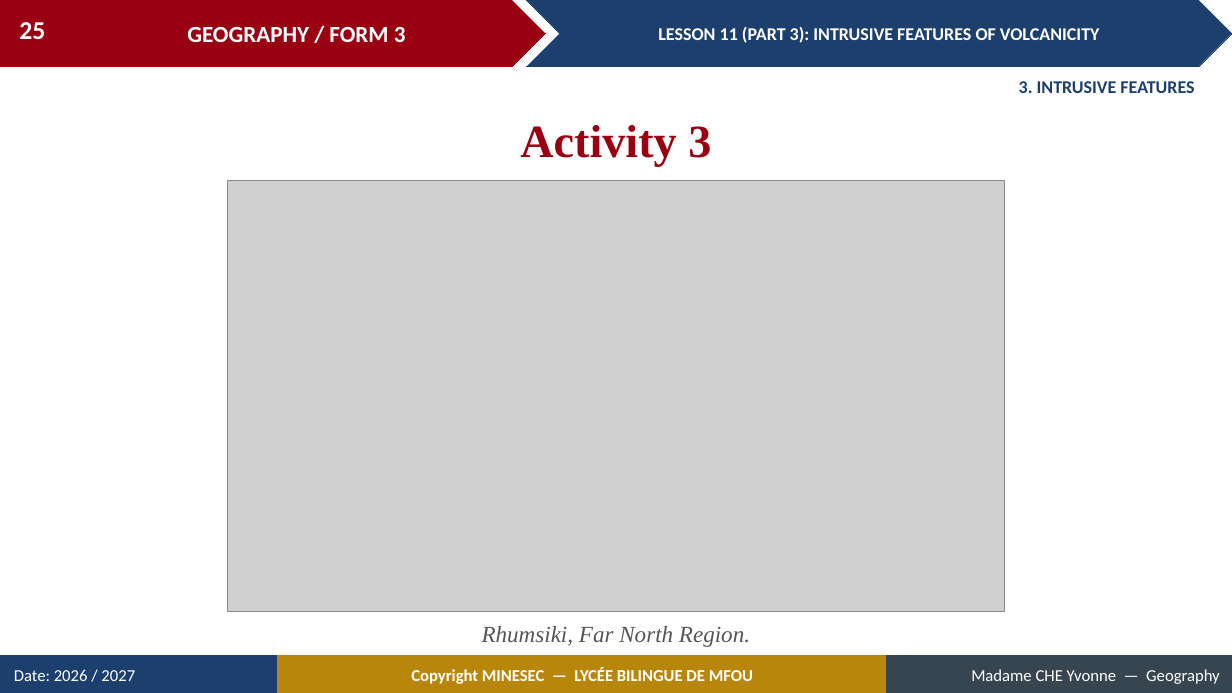
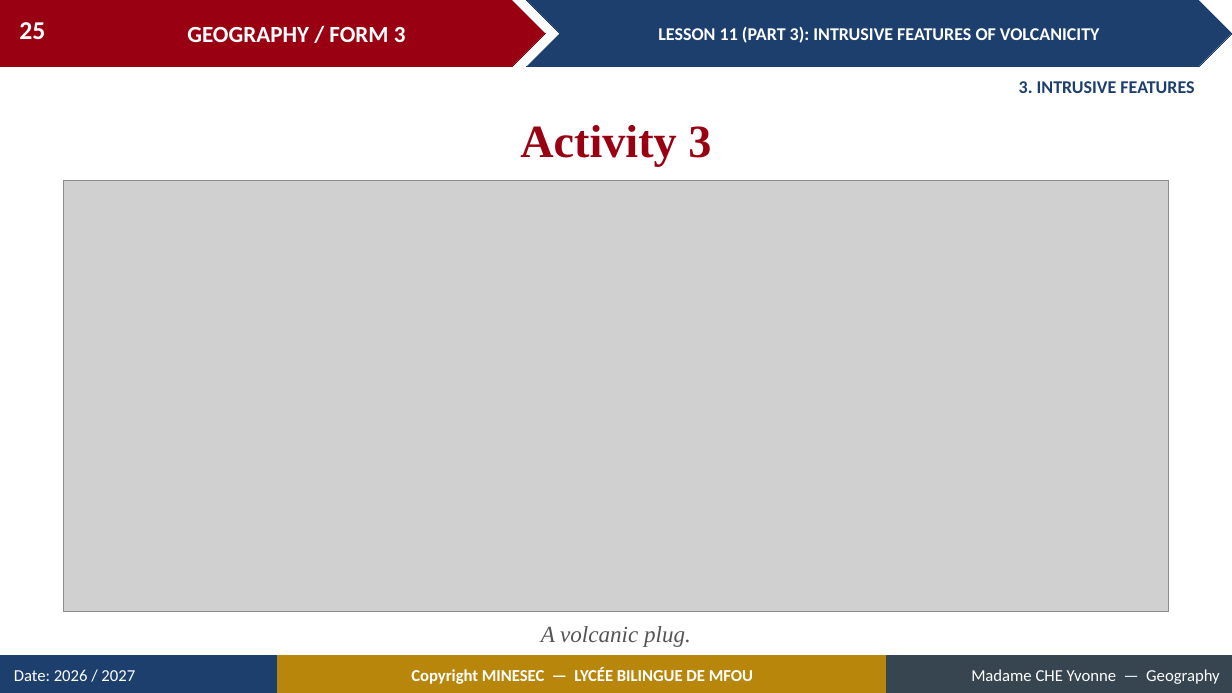
Before and after one commit to Berthautk/linea-github, a slide deck: slide 25 of lecons/F3_Lycee_Bilingue_Mfou/14c_FORM4_LESSON11_PART3_Intrusive_Features.pptx. Drawn at 1232x693 pixels with LibreOffice and Linux fonts; fonts in the diff are those of the drawing; grey boxes stand for pictures. Boxes give left, top, right and bottom in pixels: in the first picture for what was removed or moved away, otherwise in the second. Text is boxed around its words. In the diff, an @@ line names an element or a change of style, - is before the commit and + after.

```diff
--- a/lecons/F3_Lycee_Bilingue_Mfou/14c_FORM4_LESSON11_PART3_Intrusive_Features.pptx
+++ b/lecons/F3_Lycee_Bilingue_Mfou/14c_FORM4_LESSON11_PART3_Intrusive_Features.pptx
@@ picture: place and size @@
-picture at box(227, 180, 1005, 612)
+picture at box(64, 180, 1169, 612)
@@ text at box(541, 626, 691, 647): text changed @@
-Rhumsiki, Far North Region.
+A volcanic plug.
```
Also in this commit, not shown: 4 other slides changed, 16 other files.
